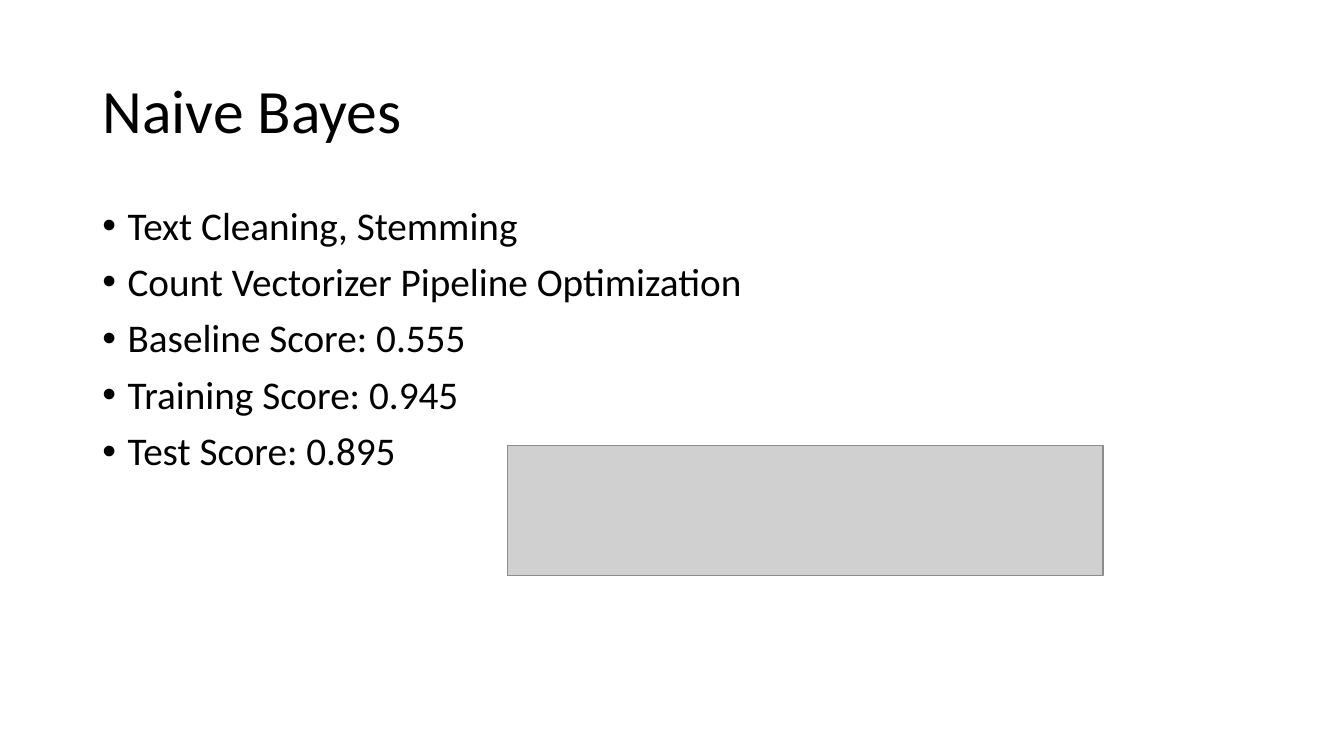
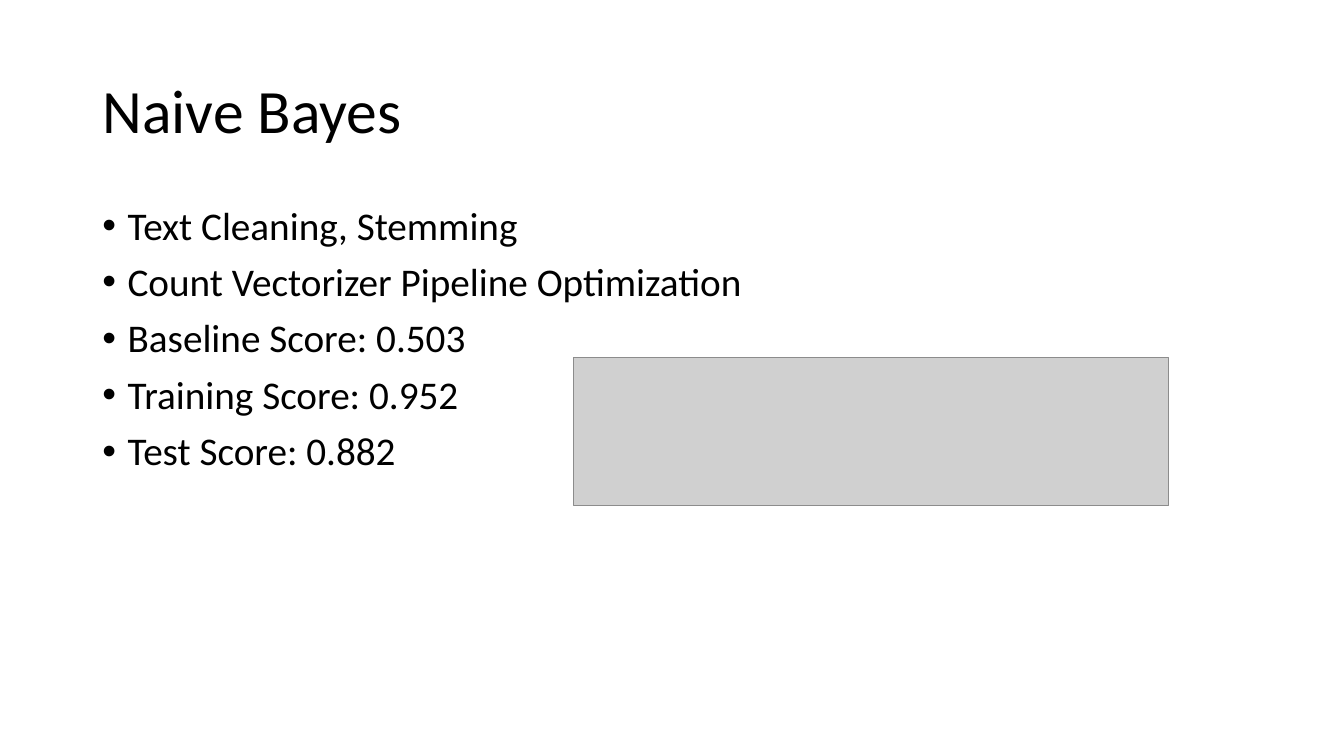
Before and after one commit to junkang85/DSI-Project-3, a slide deck: slide 8 of DSI Project_3.pptx (slide 6 before the commit). Drawn at 1344x756 pixels with LibreOffice and Linux fonts; fonts in the diff are those of the drawing; grey boxes stand for pictures. Boxes give left, top, right and bottom in pixels: in the first picture for what was removed or moved away, otherwise in the second. Text is boxed around its words. In the diff, an @@ line names an element or a change of style, - is before the commit and + after.

```diff
--- a/DSI Project_3.pptx
+++ b/DSI Project_3.pptx
@@ text at bbox=[128, 324, 465, 466]: text changed @@
-• Baseline Score: 0.555
-• Training Score: 0.945
-• Test Score: 0.895
+• Baseline Score: 0.503
+• Training Score: 0.952
+• Test Score: 0.882
@@ picture added at bbox=[574, 358, 1170, 506] @@
@@ picture removed at bbox=[508, 446, 1104, 576] @@
```
Also in this commit, not shown: 5 other slides changed, 2 slides added, 6 other files.
